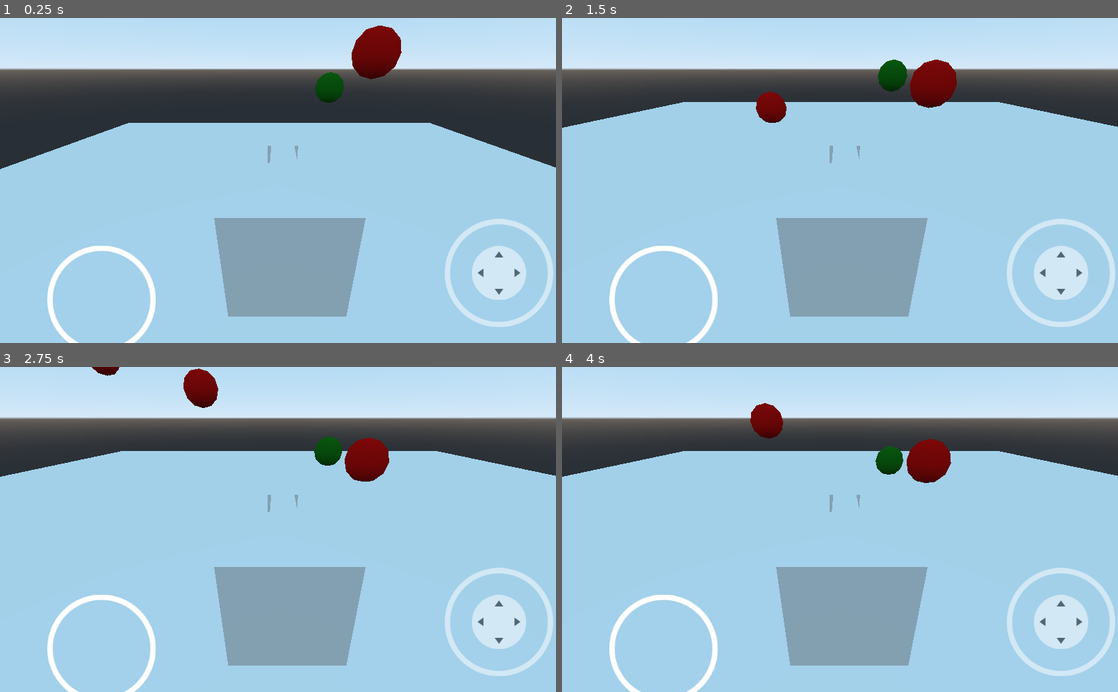
Above: before the commit, frames 1-4 (two rows, left to right).
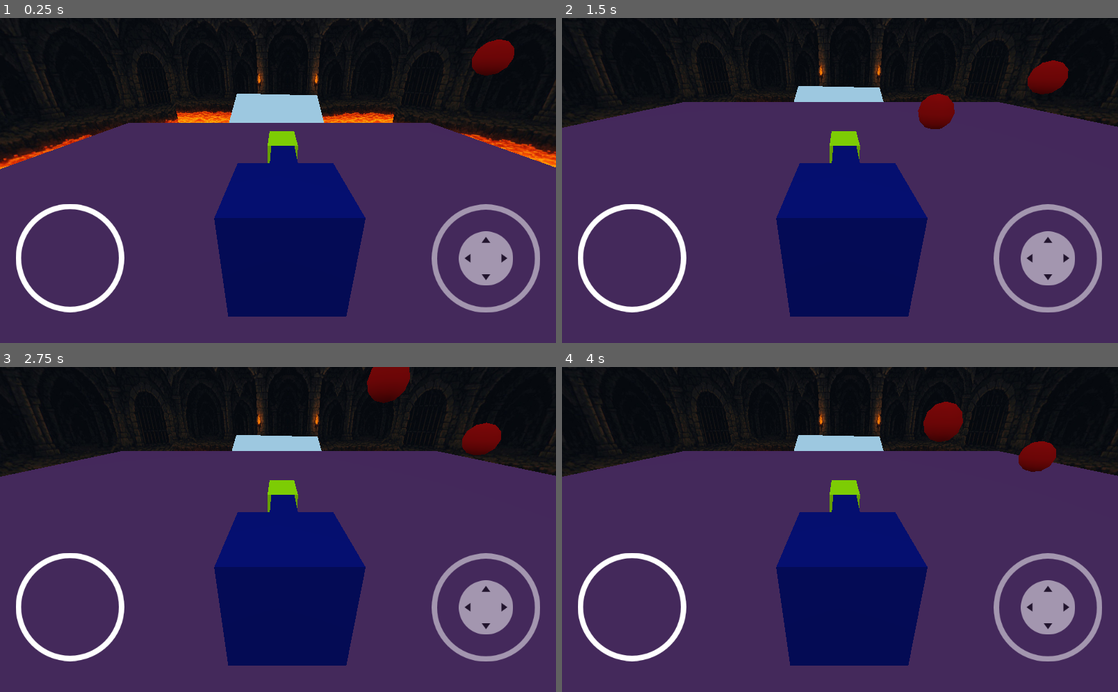
Above: after the commit, the same moments.

Repository: Chatarra-Estudio/basic_template_26
Game: Godot game, scene res://3d-cara-dispa/mundoDispa2.tscn
Two runs of this game, one before a commit and one after it. Both use one fixed random seed, a clock stepped at 60 frames per second and the inputs below.
Inputs (mouse positions are in pixels of both pictures, inside the frame that each line leads up to):
- Up to frame 1 (0.25 s): no input
- Up to frame 2 (1.5 s): move the mouse to (962, 164) at 0.52 s; hold Right (ui_right) 0.53-1.25 s; click (962, 164) at 0.67 s; tap Space (ui_select) at 0.77 s; drag from (728, 196) to (812, 245) at 1.27 s
- Up to frame 3 (2.75 s): move the mouse to (333, 458) at 2.02 s; hold Right (ui_right) from 2.03 s (still down)
- Up to frame 4 (4 s): release Right (ui_right) at 2.75 s; drag from (812, 594) to (673, 480) at 2.77 s; move the mouse to (1006, 578) at 3.52 s; hold Left (turn_left) from 3.53 s (still down); tap Space (ui_select) at 3.77 s

The runs differ from the first frame. In frame 1, 100% of the frame differs, in the area x 0-100%, y 0-100%; in frame 2, 100%; in frame 3, 100%; in frame 4, 100%.

Commit message:
Add files via upload

Diff:
--- a/basic/2d-hud/HUD.gd
+++ b/basic/2d-hud/HUD.gd
@@ -4,7 +4,7 @@
 # var a = 2
 # var b = "text"
 var timeRun = 0 # contador de segundos
-var Countdown = 5 # segundos, cuenta atrás
+var Countdown = 60 # segundos, cuenta atrás
 
 # Called when the node enters the scene tree for the first time.
 func _ready():
@@ -55,4 +55,7 @@
 
 func _al_terminar_tiempo():
 #	print("Pasaron los 2 segundos: reinicio")
+	get_node("panel/countDown").hide()
+	get_node("game").hide()
+	get_node("win").hide()
 	print("muerto, reinicio, game over, ", Countdown, timeRun, get_tree().reload_current_scene())
--- a/basic/3d-car0/Win.gd
+++ b/basic/3d-car0/Win.gd
@@ -3,6 +3,9 @@
 # Declare member variables here. Examples:
 # var a = 2
 # var b = "text"
+var pantallaHUDcarga = preload("res://2d-hud/HUD.tscn")
+var pantallaHUD
+
 
 # Called when the node enters the scene tree for the first time.
 func _ready():
@@ -15,11 +18,25 @@
 
 func _on_Area_body_entered(_body):
 	print("win")
-#	cuidado con los hijos busca al coche
+#	CUIDADO con los hijos busca al coche
+#	print(get_node("Body/CameraBase/Camera/hub/HUD"))
 #	print(get_parent().name)
 #	print(get_parent().get_child(0).name)
-	print(get_parent().get_child(0).get_node("Body/CameraBase/Camera/hub/HUD")._animaWIN())
+#	get_parent().get_child(0).get_node("Body/CameraBase/Camera/hub/HUD")._animaWIN()
+#	print(get_parent().get_child(0).get_node("Body/CameraBase/Camera/hub/HUD")._animaWIN())
 
-#	cuidado con los hijos busca a la pelota
+#	CUIDADO con los hijos busca a la pelota
 #	print(get_parent().get_child(4)._animaWIN())
+
+#	CUIDADO con los hijos busca caracter 3d
+#	CUIDADO NO hay hud, metemos had
+	pantallaHUD = pantallaHUDcarga.instance()
+	get_tree().root.add_child(pantallaHUD)
+#	print(get_node("Camera"))
+#	add_child(pantallaHUD)
+#	print(pantallaHUD.position.x)
+#	pantallaHUD.position.x = -300
+#	pantallaHUD.position.y = -400
+	pantallaHUD._animaWIN()
+	pantallaHUD.get_node("inicio-I").hide()
 	pass # Replace with function body.
--- a/basic/3d-car0/vehicle.gd
+++ b/basic/3d-car0/vehicle.gd
@@ -61,5 +61,6 @@
 
 #	Game Over por caida con HUD:
 	if global_transform.origin.y <  -2 :
-		print(get_node("CameraBase/Camera/hub/HUD").timeRun)
-		print(get_tree().reload_current_scene(), " muerto por caida, gamo over")
+#		print(get_node("CameraBase/Camera/hub/HUD").timeRun)
+		get_node("CameraBase/Camera/hub/HUD")._animaGO()
+#		print(get_tree().reload_current_scene(), " muerto por caida, gamo over")
--- a/basic/3d-cara-dispa/Caracter.gd
+++ b/basic/3d-cara-dispa/Caracter.gd
@@ -1,5 +1,4 @@
 extends KinematicBody
-
 
 
 export var gravity = Vector3.DOWN * 10
@@ -9,7 +8,10 @@
 var velocity = Vector3.ZERO
 
 #var pantallaHUDcarga = preload("res://2d-HUD/HUD.tscn")
+var pantallaHUDcarga = preload("res://2d-hud/HUD.tscn")
 var pantallaHUD
+#var flagGO = false
+
 
 func _physics_process(delta):
 #	print(escenaontrol)
@@ -38,10 +40,11 @@
 		_go_en_carac()
 #		print(get_tree().reload_current_scene())
 func _go_en_carac():
-	print(get_tree().reload_current_scene())
-#	pantallaHUD = pantallaHUDcarga.instance()
-#	add_child(pantallaHUD)
-#	pantallaHUD._game_over()
+#	print(get_tree().reload_current_scene())
+	pantallaHUD = pantallaHUDcarga.instance()
+	add_child(pantallaHUD)
+	pantallaHUD._animaGO()
+	pantallaHUD.get_node("inicio-I").hide()
 
 func _win_en_carac():
 	print(get_tree().reload_current_scene())
--- a/basic/3d-cara-dispa/CaracterDis.tscn
+++ b/basic/3d-cara-dispa/CaracterDis.tscn
@@ -1,8 +1,10 @@
-[gd_scene load_steps=5 format=2]
+[gd_scene load_steps=7 format=2]
 
 [ext_resource path="res://3d-cara-dispa/Caracter.gd" type="Script" id=1]
-[ext_resource path="res://2d-joystick/virtual_joystick.tscn" type="PackedScene" id=2]
-[ext_resource path="res://3d-cara-dispa/Control-dispa.tscn" type="PackedScene" id=3]
+[ext_resource path="res://3d-cara-dispa/enemigos/material-azul.tres" type="Material" id=2]
+[ext_resource path="res://2d-joystick/virtual_joystick.tscn" type="PackedScene" id=3]
+[ext_resource path="res://3d-cara-dispa/Control-dispa.tscn" type="PackedScene" id=4]
+[ext_resource path="res://3d-cara-dispa/enemigos/material-amarillo.tres" type="Material" id=5]
 
 [sub_resource type="BoxShape" id=1]
 
@@ -13,38 +15,43 @@
 shape = SubResource( 1 )
 
 [node name="CSGBox" type="CSGBox" parent="CollisionShape"]
+material = ExtResource( 2 )
 
 [node name="CSGBox2" type="CSGBox" parent="CollisionShape"]
 transform = Transform( 1, 0, 0, 0, 1, 0, 0, 0, 1, 0, 0.118858, -2.359 )
 width = 0.751
 height = 0.79
 depth = 2.926
+material = ExtResource( 2 )
 
 [node name="Control" type="Control" parent="."]
+editor/display_folded = true
 anchor_right = 0.993
 anchor_bottom = 1.0
 margin_right = 0.167969
 
-[node name="Virtual joystick" parent="Control" instance=ExtResource( 2 )]
-margin_left = 791.0
-margin_top = -240.0
-margin_right = 1047.0
-margin_bottom = -19.0
+[node name="Virtual joystick" parent="Control" instance=ExtResource( 3 )]
+margin_left = 767.0
+margin_top = -267.0
+margin_right = 1023.0
+margin_bottom = -46.0
 clampzone_size = 76.0
 
-[node name="Control" parent="Control" instance=ExtResource( 3 )]
-margin_left = 87.0
-margin_top = 420.0
-margin_right = 87.0
-margin_bottom = 420.0
+[node name="Control" parent="Control" instance=ExtResource( 4 )]
+margin_left = 28.9832
+margin_top = 342.644
+margin_right = 28.9832
+margin_bottom = 342.644
 
 [node name="Camera" type="Camera" parent="."]
 transform = Transform( 1, 0, 0, 0, 0.901561, 0.432652, 0, -0.432652, 0.901561, -0.156914, 2.77704, 3.54861 )
 
 [node name="fusil" type="Spatial" parent="."]
+editor/display_folded = true
 transform = Transform( 1, 0, 0, 0, 1, 0, 0, 0, 1, 0, 0, 1.05094 )
 
 [node name="CSGBox" type="CSGBox" parent="fusil"]
 transform = Transform( 1, 0, 0, 0, 1, 0, 0, 0, 1, 0, 0, -5.88358 )
 width = 1.0
 height = 1.0
+material = ExtResource( 5 )
--- a/basic/3d-cara-dispa/enemigos/enemigo.tscn
+++ b/basic/3d-cara-dispa/enemigos/enemigo.tscn
@@ -1,4 +1,7 @@
-[gd_scene load_steps=2 format=2]
+[gd_scene load_steps=4 format=2]
+
+[ext_resource path="res://3d-cara-dispa/enemigos/material-amarillo.tres" type="Material" id=1]
+[ext_resource path="res://3d-cara-dispa/enemigos/material-azul.tres" type="Material" id=2]
 
 [sub_resource type="BoxShape" id=1]
 
@@ -8,9 +11,12 @@
 shape = SubResource( 1 )
 
 [node name="CSGBox" type="CSGBox" parent="CollisionShape"]
+transform = Transform( 1, 0, 0, 0, 1, 0, 0, 0, 1, -0.00561523, 0, 0.00842285 )
+material = ExtResource( 1 )
 
 [node name="CSGBox2" type="CSGBox" parent="CollisionShape"]
 transform = Transform( 1, 0, 0, 0, 1, 0, 0, 0, 1, 0, 0.118858, -2.359 )
 width = 0.751
 height = 0.79
 depth = 2.926
+material = ExtResource( 2 )
--- /dev/null
+++ b/basic/3d-cara-dispa/enemigos/material-amarillo.tres
@@ -0,0 +1,4 @@
+[gd_resource type="SpatialMaterial" format=2]
+
+[resource]
+albedo_color = Color( 0.768627, 0.980392, 0.00392157, 1 )
--- /dev/null
+++ b/basic/3d-cara-dispa/enemigos/material-azul.tres
@@ -0,0 +1,4 @@
+[gd_resource type="SpatialMaterial" format=2]
+
+[resource]
+albedo_color = Color( 0.0196078, 0.0588235, 0.470588, 1 )
--- /dev/null
+++ b/basic/3d-cara-dispa/enemigos/material-violeta.tres
@@ -0,0 +1,4 @@
+[gd_resource type="SpatialMaterial" format=2]
+
+[resource]
+albedo_color = Color( 0.411765, 0.184314, 0.380392, 1 )
--- a/basic/3d-cara-dispa/mundoDispa2.tscn
+++ b/basic/3d-cara-dispa/mundoDispa2.tscn
@@ -1,36 +1,58 @@
-[gd_scene load_steps=5 format=2]
+[gd_scene load_steps=7 format=2]
 
 [ext_resource path="res://3d-cara-dispa/CaracterDis.tscn" type="PackedScene" id=1]
-[ext_resource path="res://3d-throw/ball-die.tscn" type="PackedScene" id=2]
+[ext_resource path="res://3d-cara-dispa/enemigos/material-violeta.tres" type="Material" id=2]
 [ext_resource path="res://3d-throw/ball-pinball.tscn" type="PackedScene" id=3]
+[ext_resource path="res://3d-throw/ball-die.tscn" type="PackedScene" id=4]
+[ext_resource path="res://2d-imagen/fondo.jpg" type="Texture" id=5]
 
 [sub_resource type="BoxShape" id=1]
 extents = Vector3( 0.976878, 1, 1 )
 
 [node name="mundo" type="Spatial"]
-editor/display_folded = true
 
 [node name="Caracter" parent="." instance=ExtResource( 1 )]
 
 [node name="suelo" type="Spatial" parent="."]
-editor/display_folded = true
 transform = Transform( 20, 0, 0, 0, 1, 0, 0, 0, 20, 0, -5, -7.48867 )
 
 [node name="CSGBox" type="CSGBox" parent="suelo"]
+transform = Transform( 1, 0, 0, 0, 1, 0, 0, 0, 1, 0, 0, 0 )
+material = ExtResource( 2 )
 
 [node name="StaticBody" type="StaticBody" parent="suelo/CSGBox"]
 
 [node name="CollisionShape" type="CollisionShape" parent="suelo/CSGBox/StaticBody"]
 shape = SubResource( 1 )
 
-[node name="Ball-RigidBody" parent="." instance=ExtResource( 2 )]
-transform = Transform( 1, 0, 0, 0, 1, 0, 0, 0, 1, -4.67696, 7.63517, -12.3481 )
+[node name="suelo2" type="Spatial" parent="."]
+editor/display_folded = true
+transform = Transform( -2.46452e-06, 1.49502e-08, 15, 20.5212, 0.939693, 0, -56.3816, 0.34202, -6.55671e-07, -0.61731, 3.44128, -117.929 )
 
-[node name="Ball-RigidBody2" parent="." instance=ExtResource( 2 )]
-transform = Transform( 1, 0, 0, 0, 1, 0, 0, 0, 1, 3.94491, 3.28391, -7.60514 )
+[node name="CSGBox" type="CSGBox" parent="suelo2"]
 
-[node name="Ball-RigidBody3" parent="." instance=ExtResource( 2 )]
-transform = Transform( 1, 0, 0, 0, 1, 0, 0, 0, 1, -12.5944, 18.3617, -16.5539 )
+[node name="StaticBody" type="StaticBody" parent="suelo2/CSGBox"]
 
-[node name="Ball-RigidBody4" parent="." instance=ExtResource( 3 )]
-transform = Transform( 1, 0, 0, 0, 1, 0, 0, 0, 1, 3.41099, 1.51338, -13.7324 )
+[node name="CollisionShape" type="CollisionShape" parent="suelo2/CSGBox/StaticBody"]
+shape = SubResource( 1 )
+
+[node name="Ball-RigidBody" parent="." instance=ExtResource( 3 )]
+transform = Transform( 1, 0, 0, 0, 1, 0, 0, 0, 1, -8.80835, 1.6189, -0.45752 )
+
+[node name="Ball-Die" parent="." instance=ExtResource( 4 )]
+transform = Transform( 1, 0, 0, 0, 1, 0, 0, 0, 1, 13.0596, 3.30347, -12.6335 )
+
+[node name="Ball-Die2" parent="." instance=ExtResource( 4 )]
+transform = Transform( 1, 0, 0, 0, 1, 0, 0, 0, 1, 5.35663, 6.1416, -10.2188 )
+
+[node name="Sprite3D" type="Sprite3D" parent="."]
+transform = Transform( -6.04771, 0, 0.796399, 0, 10, 0, -7.96399, 0, -0.604771, 69.052, 0, -28.3129 )
+texture = ExtResource( 5 )
+
+[node name="Sprite3D2" type="Sprite3D" parent="."]
+transform = Transform( 4.88996, 0, 0.872286, 0, 10, 0, -8.72286, 0, 0.488996, -61.0289, 0, -30.5946 )
+texture = ExtResource( 5 )
+
+[node name="Sprite3D3" type="Sprite3D" parent="."]
+transform = Transform( 9.98793, 0, -0.0491112, 0, 10, 0, 0.491112, 0, 0.998793, 3.33784, 0, -88.595 )
+texture = ExtResource( 5 )
--- /dev/null
+++ b/basic/3d-throw/ball-die.gd
@@ -0,0 +1,17 @@
+extends RigidBody
+
+# Declare member variables here. Examples:
+# var a = 2
+# var b = "text"
+
+# Called when the node enters the scene tree for the first time.
+#func _ready():
+#	pass # Replace with function body.
+
+func _process(_delta):
+##	Game Over por caida sin HUD:
+##	Game Over por caida sin HUD:
+	if global_transform.origin.y <  -30.0 :
+##		print(get_node("CameraBase/Camera/hub/HUD").timeRun) <  alturaMuerteBola :
+		print("bola muere", global_transform.origin.y)
+		queue_free()
--- a/basic/3d-throw/ball-die.tscn
+++ b/basic/3d-throw/ball-die.tscn
@@ -1,17 +1,19 @@
-[gd_scene load_steps=4 format=2]
+[gd_scene load_steps=5 format=2]
 
-[ext_resource path="res://3d-car0/material_rojo.tres" type="Material" id=1]
+[ext_resource path="res://3d-throw/ball-die.gd" type="Script" id=1]
+[ext_resource path="res://3d-car0/material_rojo.tres" type="Material" id=2]
 
 [sub_resource type="PhysicsMaterial" id=1]
 bounce = 0.8
 
 [sub_resource type="SphereShape" id=2]
 
-[node name="Ball-RigidBody" type="RigidBody"]
+[node name="Ball-Die" type="RigidBody"]
 physics_material_override = SubResource( 1 )
+script = ExtResource( 1 )
 
 [node name="CSGSphere" type="CSGSphere" parent="."]
-material = ExtResource( 1 )
+material = ExtResource( 2 )
 
 [node name="CollisionShape" type="CollisionShape" parent="."]
 shape = SubResource( 2 )
--- a/basic/3d-throw/ball-pinball.gd
+++ b/basic/3d-throw/ball-pinball.gd
@@ -1,31 +1,37 @@
 extends RigidBody
 
-# pinball
-var alturaMuerteBola = -5  # altura muerte por caida bola
+## pinball
+#var alturaMuerteBola = -8  # altura muerte por caida bola
 var pantallaHUDcarga = preload("res://2d-hud/HUD.tscn")
 var pantallaHUD
 var flagGO = false
 
+
 # Called when the node enters the scene tree for the first time.
 #func _ready():
+#	print(global_transform.origin.y)
 #	pass # Replace with function body.
-
-# Called every frame. 'delta' is the elapsed time since the previous frame
+#
 func _process(_delta):
-#	Game Over por caida sin HUD:
-	if global_transform.origin.y <  alturaMuerteBola :
-#		print(get_node("CameraBase/Camera/hub/HUD").timeRun)
+##	Game Over por caida sin HUD:
+##	Game Over por caida sin HUD:
+	if (global_transform.origin.y < -30.0) and !flagGO:
+#		print(global_transform.origin.y , -30.0)
 		throw_gameOVER()
 #		print(get_tree().reload_current_scene(), " muerto por caida, gamo over")
 
 func throw_gameOVER() :
-	print("GameOver")
+	if !flagGO:
+##		#	move = get_tree().reload_current_scene()
+		pantallaHUD = pantallaHUDcarga.instance()
+###		print(get_node("Camera"))
+		get_tree().root.add_child(pantallaHUD)
+###		add_child(pantallaHUD)
+###		print(pantallaHUD.position.x)
+###		pantallaHUD.position.x = -300
+##	#	pantallaHUD.position.y = -400
+		pantallaHUD._animaWIN()
+		pantallaHUD.get_node("inicio-I").hide()
+###		reload_current_scene()
+		print("GameOver")
 	flagGO = true
-#	move = get_tree().reload_current_scene()
-	pantallaHUD = pantallaHUDcarga.instance()
-#	print(get_node("Camera"))
-	add_child(pantallaHUD)
-#	print(pantallaHUD.position.x)
-#	pantallaHUD.position.x = -300
-#	pantallaHUD.position.y = -400
-	pantallaHUD._animaGO()
--- a/basic/project.godot
+++ b/basic/project.godot
@@ -24,6 +24,11 @@
 run/main_scene="res://3d-cara-dispa/mundoDispa2.tscn"
 config/icon="res://icon.png"
 
+[display]
+
+window/stretch/mode="2d"
+window/stretch/aspect="keep"
+
 [input]
 
 turn_left={
